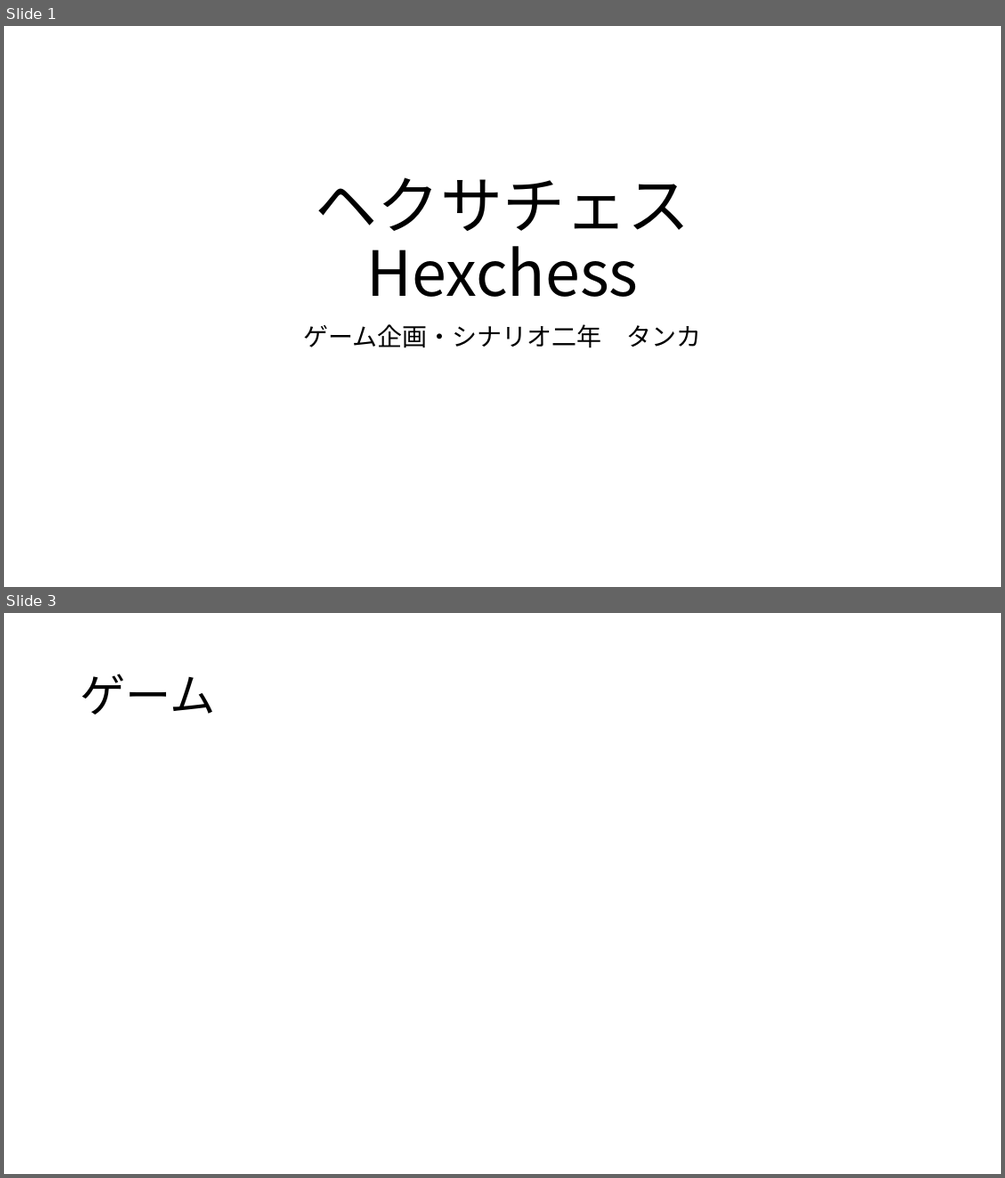
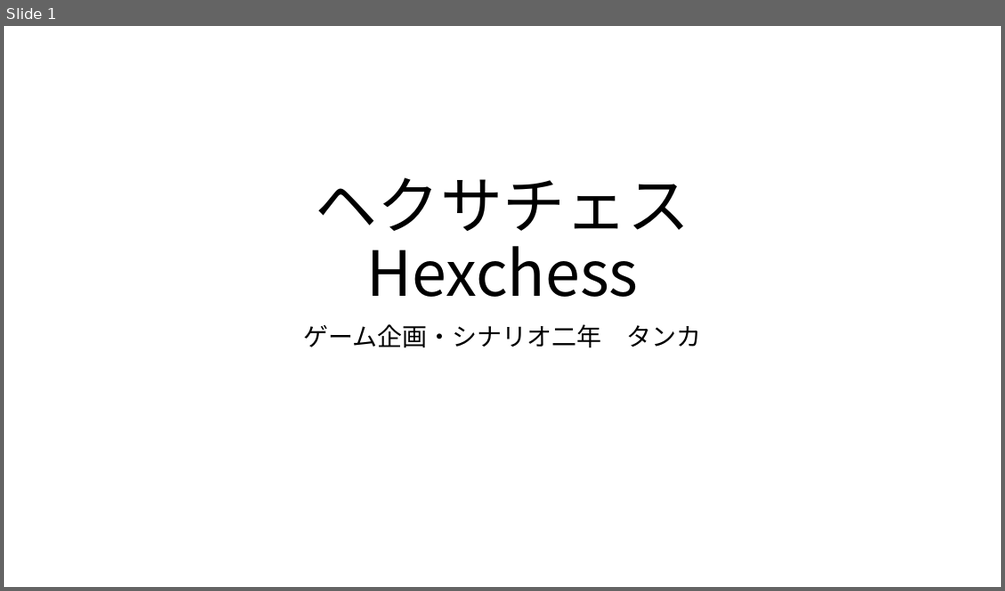
Before and after one commit to HikigayaHomaru/MyPortfolio, a slide deck: ヘクサチェス.pptx. Shown one above the other, each under a label of ours: slides 1 and 3 before the commit, slide 1 after it; the slides between them are not shown. The pictures are 1005x1178 and 1005x591 pixels, drawn with LibreOffice and Linux fonts; fonts in the diff are those of the drawing. Boxes give left, top, right and bottom in pixels: in the first picture for what was removed or moved away, otherwise in the second. Text is boxed around its words. In the diff, an @@ line names an element or a change of style, - is before the commit and + after.

```diff
--- a/ヘクサチェス.pptx
+++ b/ヘクサチェス.pptx
@@ slide 3 removed at <box>4,613,1001,1174</box>, background #FFFFFF @@
@@ title removed at <box>80,674,215,714</box> @@
-ゲーム
```
Also in this commit, not shown: 3 slides changed, 1 slide added, 4 other files.
